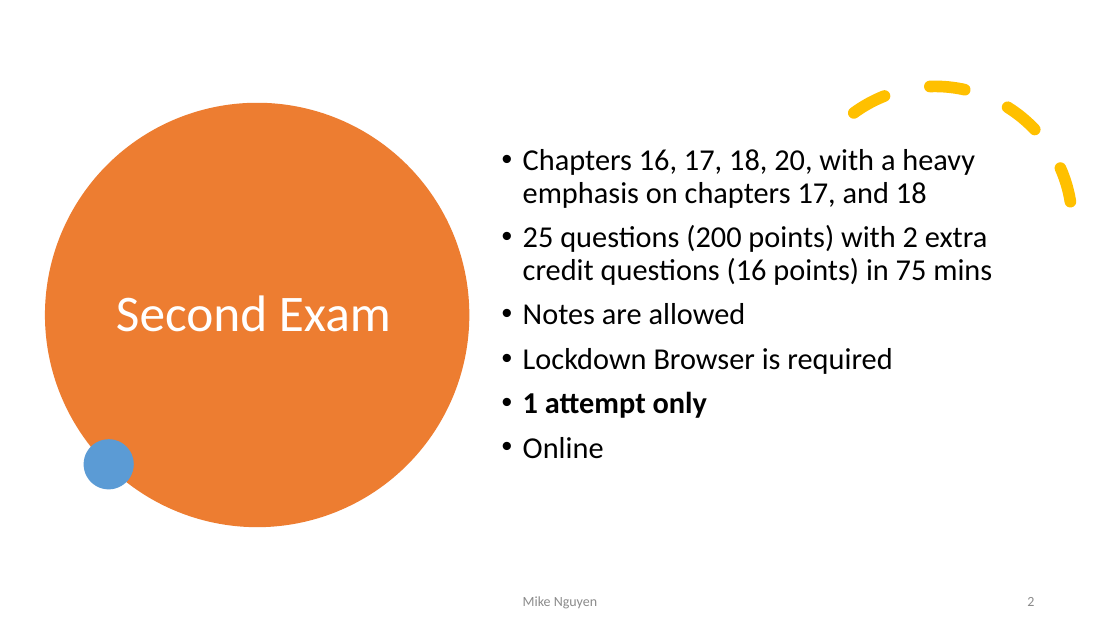
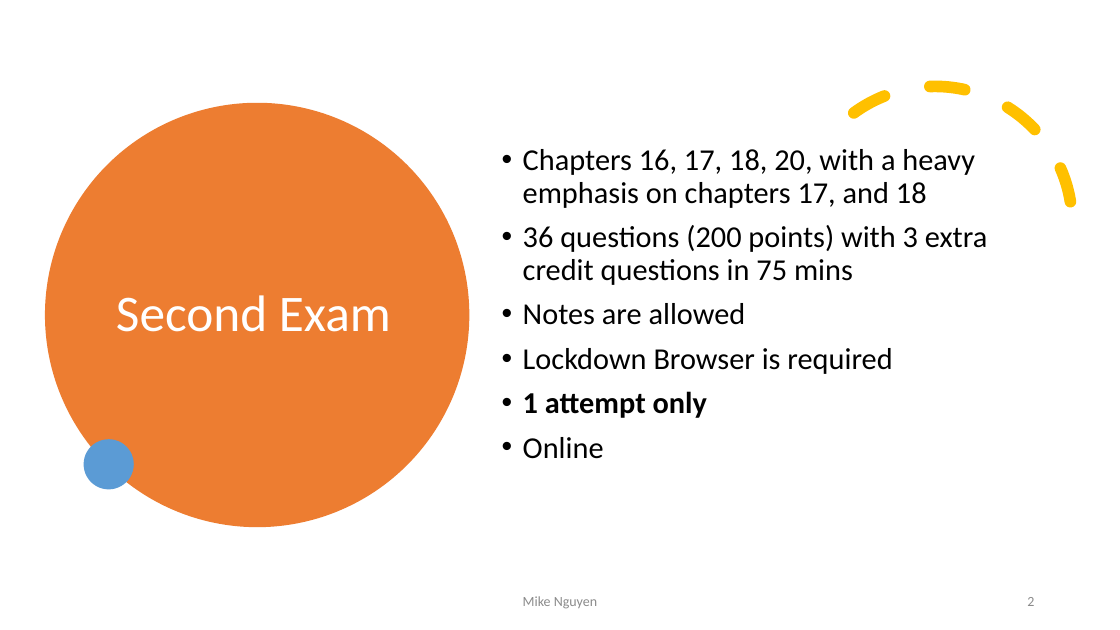
Before and after one commit to mikenguyen13/mar4050, a slide deck: slide 2 of lectures/14/2_Review.pptx. Drawn at 1120x630 pixels with LibreOffice and Linux fonts; fonts in the diff are those of the drawing. Boxes give left, top, right and bottom in pixels: in the first picture for what was removed or moved away, otherwise in the second. Text is boxed around its words. In the diff, an @@ line names an element or a change of style, - is before the commit and + after.

```diff
--- a/lectures/14/2_Review.pptx
+++ b/lectures/14/2_Review.pptx
@@ text at [523,225,987,285]: text changed @@
-• 25 questions (200 points) with 2 extra credit questions (16 points) in 75 mins
+• 36 questions (200 points) with 3 extra credit questions in 75 mins
```
Also in this commit, not shown: 7 other slides changed, 3 slides added, 2 slides removed, 3 other files.
